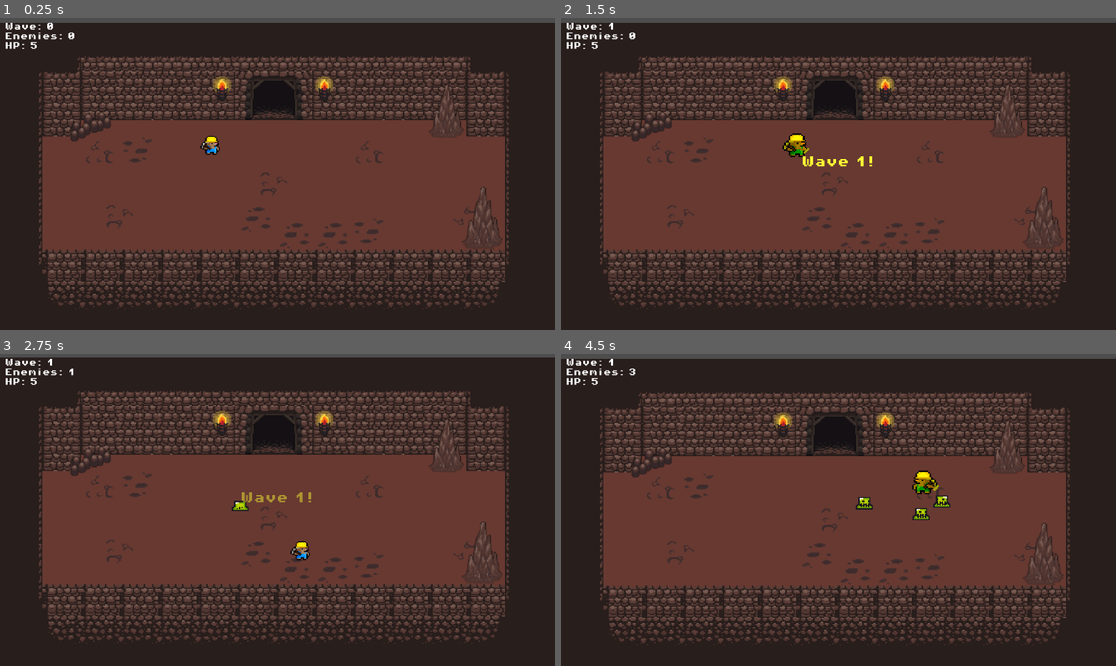
Above: before the commit, frames 1-4 (two rows, left to right).
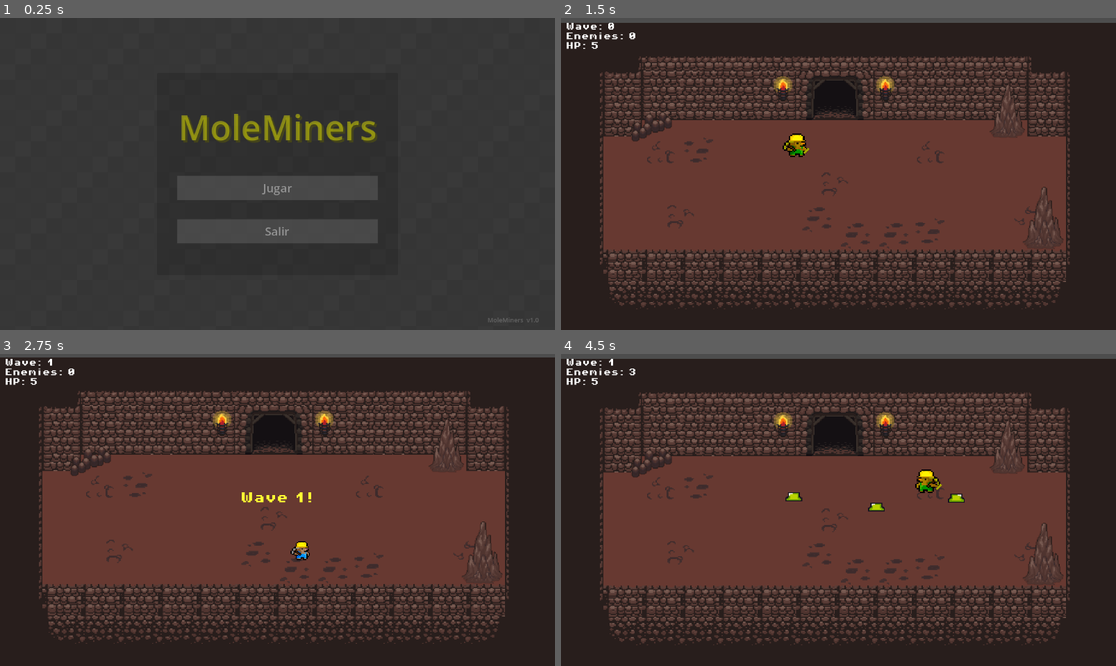
Above: after the commit, the same moments.

Repository: GerardoHuHer/Mole-miner
Game: Godot game, scene res://scenes/main_menu.tscn
The game is run twice, just before and just after one commit, with the same random seed, the same clock (stepped at 60 frames per second) and the same inputs. Before the commit the project starts from res://scenes/game.tscn.
Inputs (mouse positions are in pixels of both pictures, inside the frame that each line leads up to):
- Up to frame 1 (0.25 s): no input
- Up to frame 2 (1.5 s): click (838, 186) at 0.5 s, where only the run after the commit has a clickable "Jugar"; tap Enter at 1.25 s; hold Right (ui_right) from 1.28 s (still down); hold Space (attack) from 1.28 s (still down)
- Up to frame 3 (2.75 s): release Right (ui_right) at 2.03 s; release Space (attack) at 2.03 s; hold Down (ui_down) from 2.03 s (still down); tap Space (attack) at 2.1 s
- Up to frame 4 (4.5 s): release Down (ui_down) at 2.78 s; hold Right (ui_right) 2.78-3.53 s; hold Space (attack) 2.78-3.53 s; hold Up (ui_up) 3.53-4.28 s; tap Space (attack) at 3.6 s; hold Left (ui_left) from 4.28 s (still down); hold Space (attack) from 4.28 s (still down)

The runs differ from the first frame. In frame 1, 87% of the frame differs, in the area x 0-100%, y 1-100%; in frame 2, 0.2%; in frame 3, 0.3%; in frame 4, 1.5%.

Commit message:
feat: agregar menu de inicio estilo Minecraft
- Nueva escena scenes/main_menu.tscn con layout centrado
- Fondo de piedra pixelada generado por codigo (grilla 32x32)
- Titulo MoleMiners en amarillo con sombra (estilo Minecraft)
- Botones Jugar y Salir con StyleBoxFlat gris piedra
- Hover azul-gris y estado pressed oscuro en botones
- Fade-in al abrir y fade-out al cambiar de escena
- Etiqueta de version v1.0 en esquina inferior derecha
- project.godot actualizado para iniciar desde el menu

Diff:
--- /dev/null
+++ b/assets/scripts/main_menu.gd
@@ -0,0 +1,55 @@
+extends Control
+
+# Paleta de colores para simular piedra estilo Minecraft
+const GRID_SIZE := 32
+const STONE_COLORS := [
+	Color(0.090, 0.090, 0.090, 1.0),
+	Color(0.102, 0.102, 0.102, 1.0),
+	Color(0.078, 0.078, 0.078, 1.0),
+	Color(0.114, 0.114, 0.114, 1.0),
+	Color(0.086, 0.086, 0.086, 1.0),
+	Color(0.098, 0.098, 0.098, 1.0),
+]
+const GRID_LINE_COLOR := Color(0.050, 0.050, 0.050, 0.9)
+
+func _ready() -> void:
+	queue_redraw()
+
+	# Fade-in al entrar al menú
+	modulate.a = 0.0
+	var tween := create_tween()
+	tween.tween_property(self, "modulate:a", 1.0, 0.6)
+
+	# Conectar botones
+	$CenterContainer/VBoxContainer/StartButton.pressed.connect(_on_start_pressed)
+	$CenterContainer/VBoxContainer/QuitButton.pressed.connect(_on_quit_pressed)
+
+# Dibuja el fondo de piedra pixelada estilo Minecraft
+func _draw() -> void:
+	var cols := int(size.x / GRID_SIZE) + 2
+	var rows := int(size.y / GRID_SIZE) + 2
+	for row in range(rows):
+		for col in range(cols):
+			var rect := Rect2(
+				col * GRID_SIZE,
+				row * GRID_SIZE,
+				GRID_SIZE,
+				GRID_SIZE
+			)
+			# Color pseudo-aleatorio determinista para variación de piedra
+			var idx := (row * 7919 + col * 3119) % STONE_COLORS.size()
+			draw_rect(rect, STONE_COLORS[idx])
+			draw_rect(rect, GRID_LINE_COLOR, false, 0.5)
+
+func _on_start_pressed() -> void:
+	# Fade-out antes de cambiar de escena
+	var tween := create_tween()
+	tween.tween_property(self, "modulate:a", 0.0, 0.3)
+	await tween.finished
+	get_tree().change_scene_to_file("res://scenes/game.tscn")
+
+func _on_quit_pressed() -> void:
+	var tween := create_tween()
+	tween.tween_property(self, "modulate:a", 0.0, 0.3)
+	await tween.finished
+	get_tree().quit()
--- a/project.godot
+++ b/project.godot
@@ -11,7 +11,7 @@
 [application]
 
 config/name="PrimeraPractica"
-run/main_scene="uid://ckoo02hd4esra"
+run/main_scene="res://scenes/main_menu.tscn"
 config/features=PackedStringArray("4.6", "Forward Plus")
 config/icon="res://icon.svg"
 
--- /dev/null
+++ b/scenes/main_menu.tscn
@@ -0,0 +1,153 @@
+[gd_scene format=3 uid="uid://c4mainmenu001"]
+
+[ext_resource type="Script" uid="uid://c4mainmenugd1" path="res://assets/scripts/main_menu.gd" id="1_menu"]
+
+; ── Estilo Minecraft: botón normal (gris piedra) ──────────────────────────────
+[sub_resource type="StyleBoxFlat" id="s_norm"]
+content_margin_left = 20.0
+content_margin_top = 10.0
+content_margin_right = 20.0
+content_margin_bottom = 10.0
+bg_color = Color(0.424, 0.424, 0.424, 1)
+border_width_left = 2
+border_width_top = 2
+border_width_right = 2
+border_width_bottom = 2
+border_color = Color(0.200, 0.200, 0.200, 1)
+corner_radius_top_left = 0
+corner_radius_top_right = 0
+corner_radius_bottom_right = 0
+corner_radius_bottom_left = 0
+
+; ── Estilo Minecraft: botón hover (azul-gris claro) ──────────────────────────
+[sub_resource type="StyleBoxFlat" id="s_hovr"]
+content_margin_left = 20.0
+content_margin_top = 10.0
+content_margin_right = 20.0
+content_margin_bottom = 10.0
+bg_color = Color(0.557, 0.557, 0.776, 1)
+border_width_left = 2
+border_width_top = 2
+border_width_right = 2
+border_width_bottom = 2
+border_color = Color(0.200, 0.200, 0.200, 1)
+corner_radius_top_left = 0
+corner_radius_top_right = 0
+corner_radius_bottom_right = 0
+corner_radius_bottom_left = 0
+
+; ── Estilo Minecraft: botón presionado (gris oscuro) ─────────────────────────
+[sub_resource type="StyleBoxFlat" id="s_pres"]
+content_margin_left = 20.0
+content_margin_top = 10.0
+content_margin_right = 20.0
+content_margin_bottom = 10.0
+bg_color = Color(0.251, 0.251, 0.251, 1)
+border_width_left = 2
+border_width_top = 2
+border_width_right = 2
+border_width_bottom = 2
+border_color = Color(0.150, 0.150, 0.150, 1)
+corner_radius_top_left = 0
+corner_radius_top_right = 0
+corner_radius_bottom_right = 0
+corner_radius_bottom_left = 0
+
+; ── Escena principal ──────────────────────────────────────────────────────────
+[node name="MainMenu" type="Control"]
+layout_mode = 3
+anchors_preset = 15
+anchor_right = 1.0
+anchor_bottom = 1.0
+script = ExtResource("1_menu")
+
+; ── Panel semitransparente que enmarca el contenido central ──────────────────
+[node name="UIPanel" type="Panel" parent="."]
+layout_mode = 1
+anchor_left = 0.5
+anchor_top = 0.5
+anchor_right = 0.5
+anchor_bottom = 0.5
+offset_left = -250.0
+offset_top = -210.0
+offset_right = 250.0
+offset_bottom = 210.0
+self_modulate = Color(0, 0, 0, 0.55)
+
+; ── Contenedor central ───────────────────────────────────────────────────────
+[node name="CenterContainer" type="CenterContainer" parent="."]
+layout_mode = 1
+anchors_preset = 15
+anchor_right = 1.0
+anchor_bottom = 1.0
+
+[node name="VBoxContainer" type="VBoxContainer" parent="CenterContainer"]
+layout_mode = 2
+custom_minimum_size = Vector2(420, 0)
+theme_override_constants/separation = 16
+
+; ── Título "MoleMiners" estilo Minecraft (amarillo + sombra) ─────────────────
+[node name="TitleLabel" type="Label" parent="CenterContainer/VBoxContainer"]
+layout_mode = 2
+text = "MoleMiners"
+horizontal_alignment = 1
+theme_override_font_sizes/font_size = 72
+theme_override_colors/font_color = Color(1.0, 1.0, 0.0, 1.0)
+theme_override_colors/font_shadow_color = Color(0.39, 0.39, 0.0, 1.0)
+theme_override_constants/shadow_offset_x = 4
+theme_override_constants/shadow_offset_y = 4
+
+; ── Separador visual ─────────────────────────────────────────────────────────
+[node name="Spacer" type="Control" parent="CenterContainer/VBoxContainer"]
+layout_mode = 2
+custom_minimum_size = Vector2(0, 18)
+
+; ── Botón "Jugar" ─────────────────────────────────────────────────────────────
+[node name="StartButton" type="Button" parent="CenterContainer/VBoxContainer"]
+layout_mode = 2
+custom_minimum_size = Vector2(420, 52)
+text = "Jugar"
+theme_override_font_sizes/font_size = 24
+theme_override_colors/font_color = Color(1.0, 1.0, 1.0, 1.0)
+theme_override_colors/font_shadow_color = Color(0.3, 0.3, 0.3, 1.0)
+theme_override_constants/shadow_offset_x = 2
+theme_override_constants/shadow_offset_y = 2
+theme_override_styles/normal = SubResource("s_norm")
+theme_override_styles/hover = SubResource("s_hovr")
+theme_override_styles/pressed = SubResource("s_pres")
+theme_override_styles/focus = SubResource("s_norm")
+
+; ── Separador entre botones ──────────────────────────────────────────────────
+[node name="Spacer2" type="Control" parent="CenterContainer/VBoxContainer"]
+layout_mode = 2
+custom_minimum_size = Vector2(0, 4)
+
+; ── Botón "Salir" ─────────────────────────────────────────────────────────────
+[node name="QuitButton" type="Button" parent="CenterContainer/VBoxContainer"]
+layout_mode = 2
+custom_minimum_size = Vector2(420, 52)
+text = "Salir"
+theme_override_font_sizes/font_size = 24
+theme_override_colors/font_color = Color(1.0, 1.0, 1.0, 1.0)
+theme_override_colors/font_shadow_color = Color(0.3, 0.3, 0.3, 1.0)
+theme_override_constants/shadow_offset_x = 2
+theme_override_constants/shadow_offset_y = 2
+theme_override_styles/normal = SubResource("s_norm")
+theme_override_styles/hover = SubResource("s_hovr")
+theme_override_styles/pressed = SubResource("s_pres")
+theme_override_styles/focus = SubResource("s_norm")
+
+; ── Etiqueta de versión (esquina inferior derecha) ───────────────────────────
+[node name="VersionLabel" type="Label" parent="."]
+layout_mode = 1
+anchor_left = 1.0
+anchor_top = 1.0
+anchor_right = 1.0
+anchor_bottom = 1.0
+offset_left = -140.0
+offset_top = -30.0
+offset_right = -10.0
+offset_bottom = -6.0
+text = "MoleMiners  v1.0"
+theme_override_font_sizes/font_size = 13
+theme_override_colors/font_color = Color(0.65, 0.65, 0.65, 1.0)
Not shown, added: assets/scripts/main_menu.gd.uid
